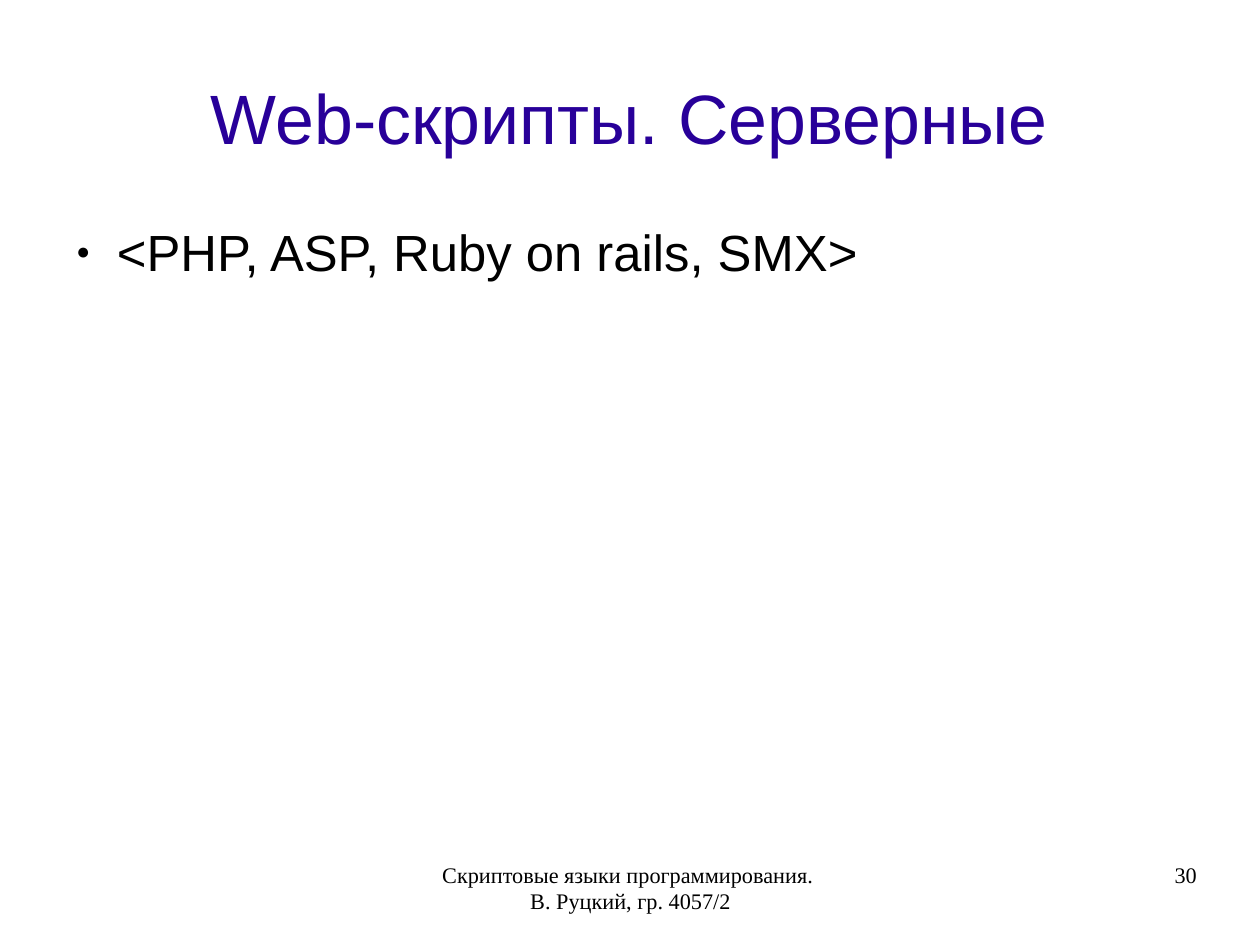
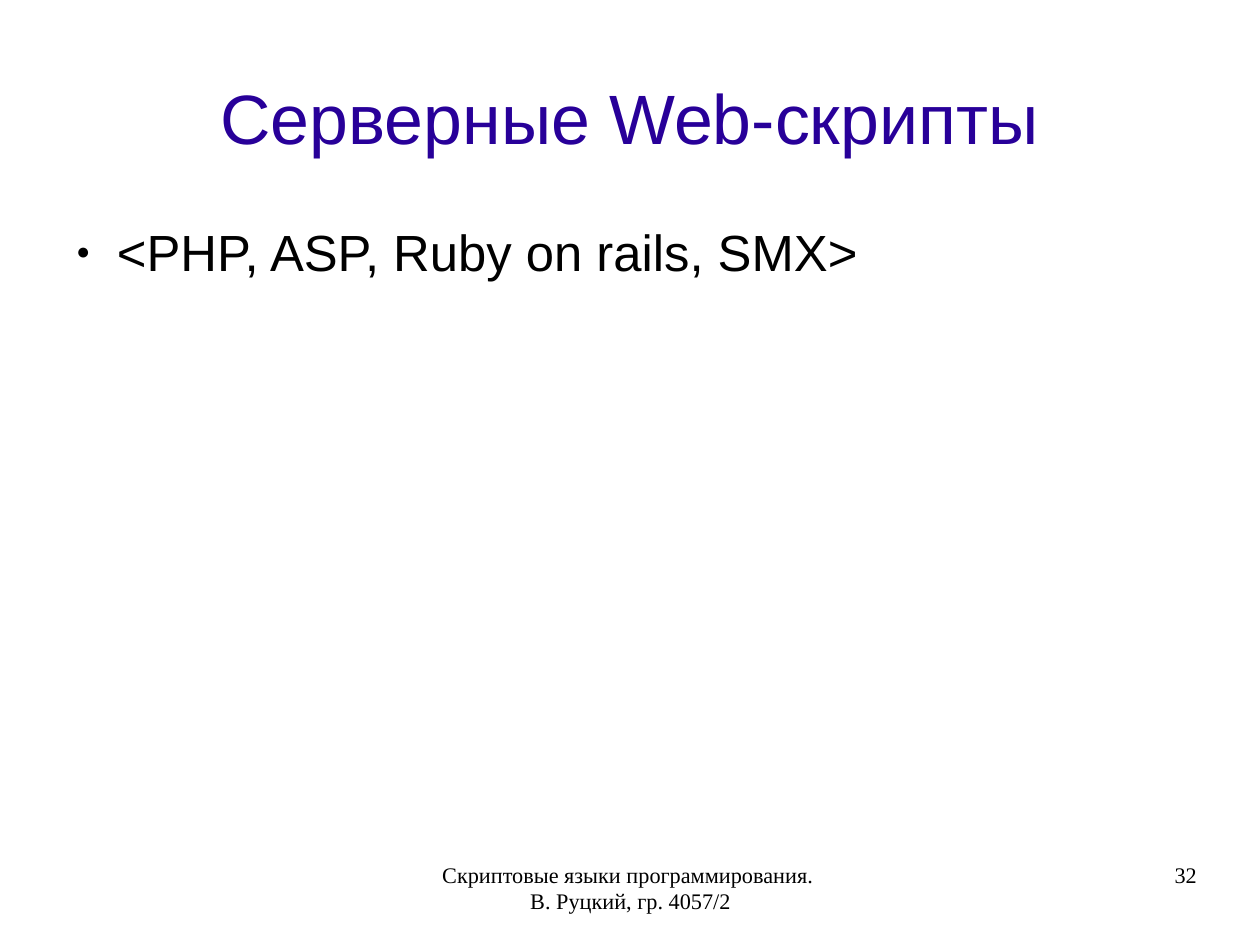
Before and after one commit to rutsky/semester07, a slide deck: slide 32 of Operation_systems/scripting_languages/40572_Rutsky_Scripting_languages.odp (slide 30 before the commit). Drawn at 1260x945 pixels with LibreOffice and Linux fonts; fonts in the diff are those of the drawing. Boxes give left, top, right and bottom in pixels: in the first picture for what was removed or moved away, otherwise in the second. Text is boxed around its words. In the diff, an @@ line names an element or a change of style, - is before the commit and + after.

```diff
--- a/Operation_systems/scripting_languages/40572_Rutsky_Scripting_languages.odp
+++ b/Operation_systems/scripting_languages/40572_Rutsky_Scripting_languages.odp
@@ title at [220,93,1038,157]: text changed @@
-Web-скрипты. Серверные
+Серверные Web-скрипты
@@ page number at [1175,868,1197,884]: text changed @@
-30
+32
```
Also in this commit, not shown: 2 other slides changed, 3 slides added, 1 other file.
